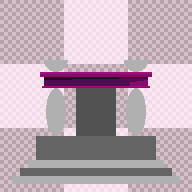
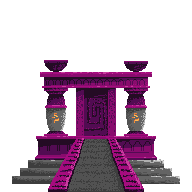
The second 192 x 192 image is a revision of the first. Changes to its layers:
painted on "Layer" over [12, 60, 180, 192]
hid "Background" over [0, 0, 192, 192]
